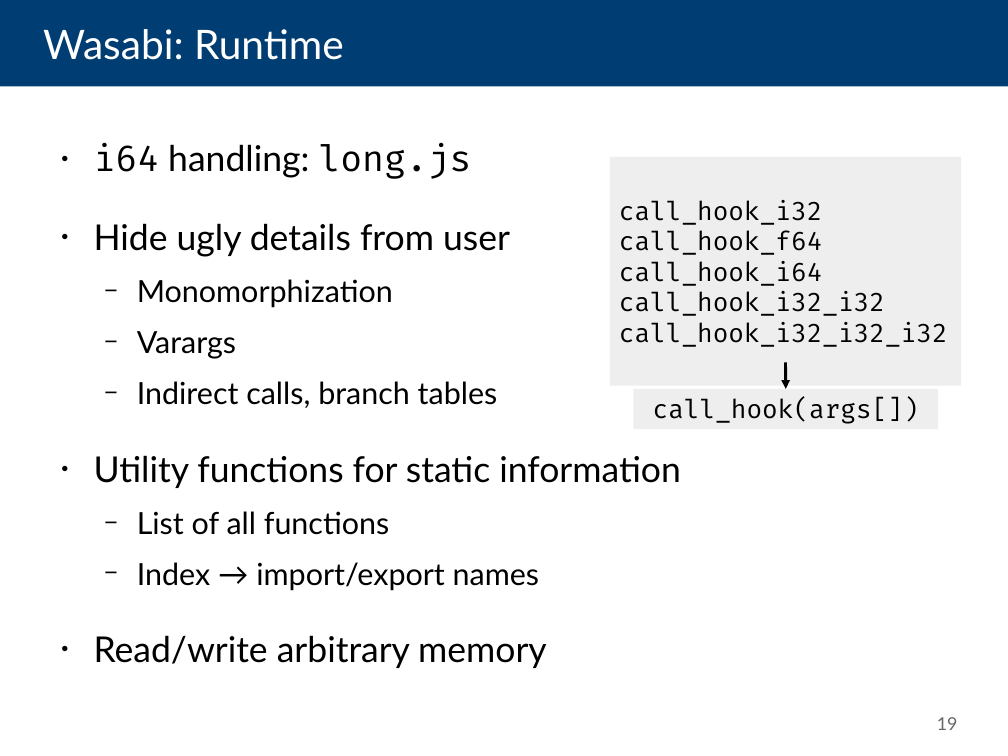
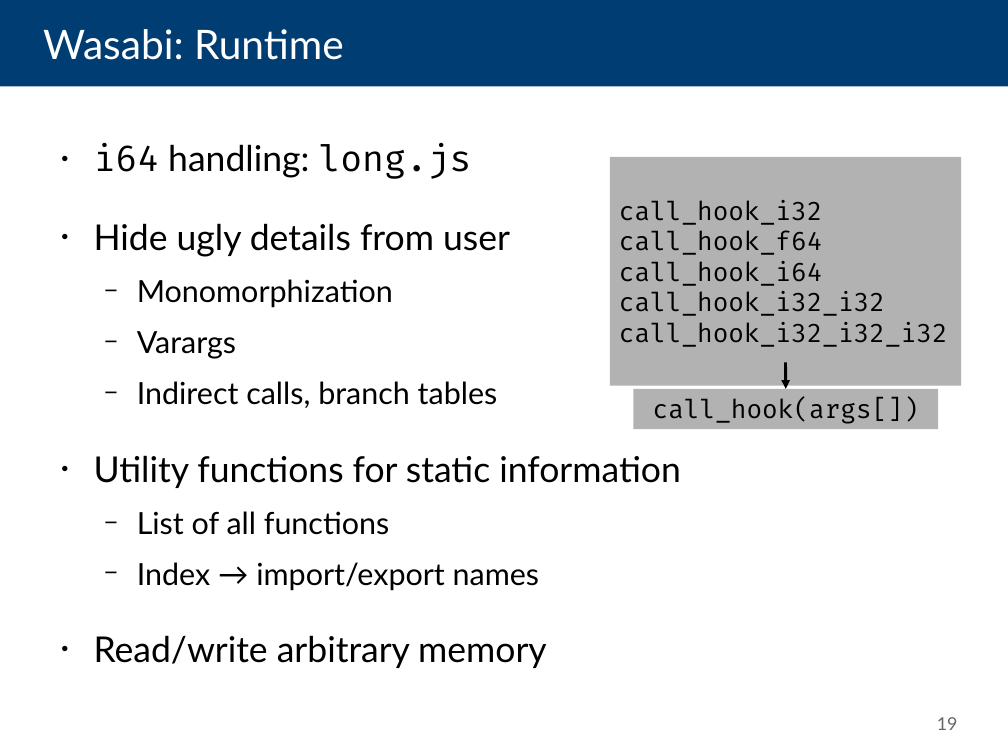
Before and after one commit to danleh/wasabi, a slide deck: slide 19 of 2018-04-11 Presentation/own-work.odp. Drawn at 1008x756 pixels with LibreOffice and Linux fonts; fonts in the diff are those of the drawing. Boxes give left, top, right and bottom in pixels: in the first picture for what was removed or moved away, otherwise in the second. Text is boxed around its words. In the diff, an @@ line names an element or a change of style, - is before the commit and + after.

Commit message:
change colors for broken gamma of projector

```diff
--- a/2018-04-11 Presentation/own-work.odp
+++ b/2018-04-11 Presentation/own-work.odp
@@ rectangle "call_hook_i32" at <box>610,156,961,385</box>: fill #EEEEEE to #B2B2B2 @@
@@ rectangle "call_hook(args[])" at <box>634,389,938,429</box>: fill #EEEEEE to #B2B2B2 @@
```
Also in this commit, not shown: 10 other slides changed.
